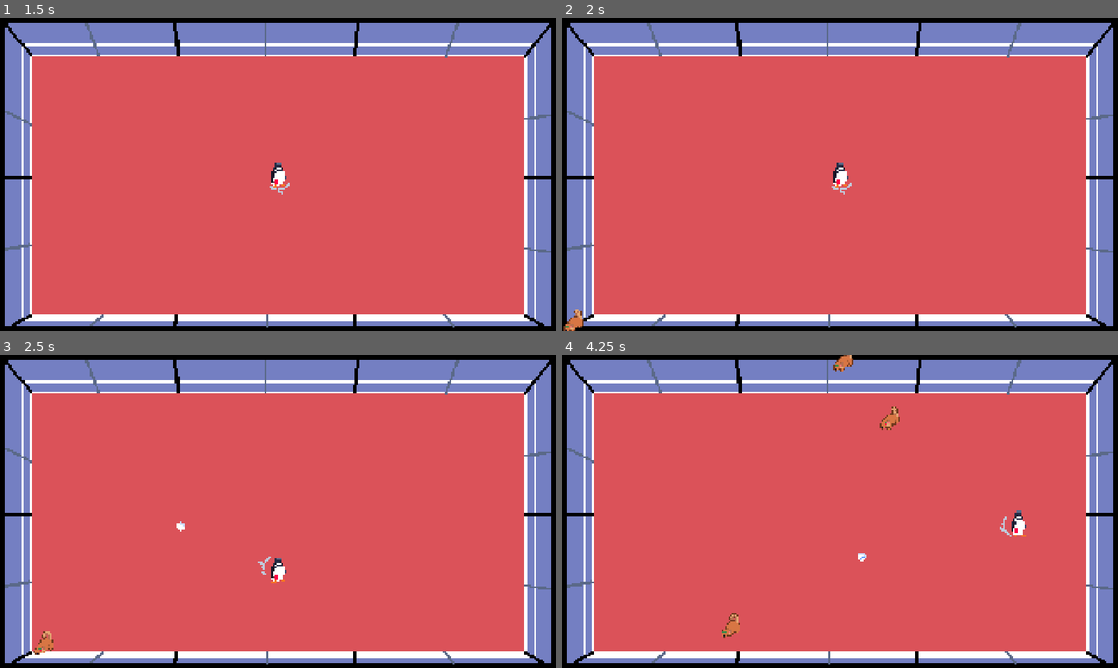
Above: before the commit, frames 1-4 (two rows, left to right).
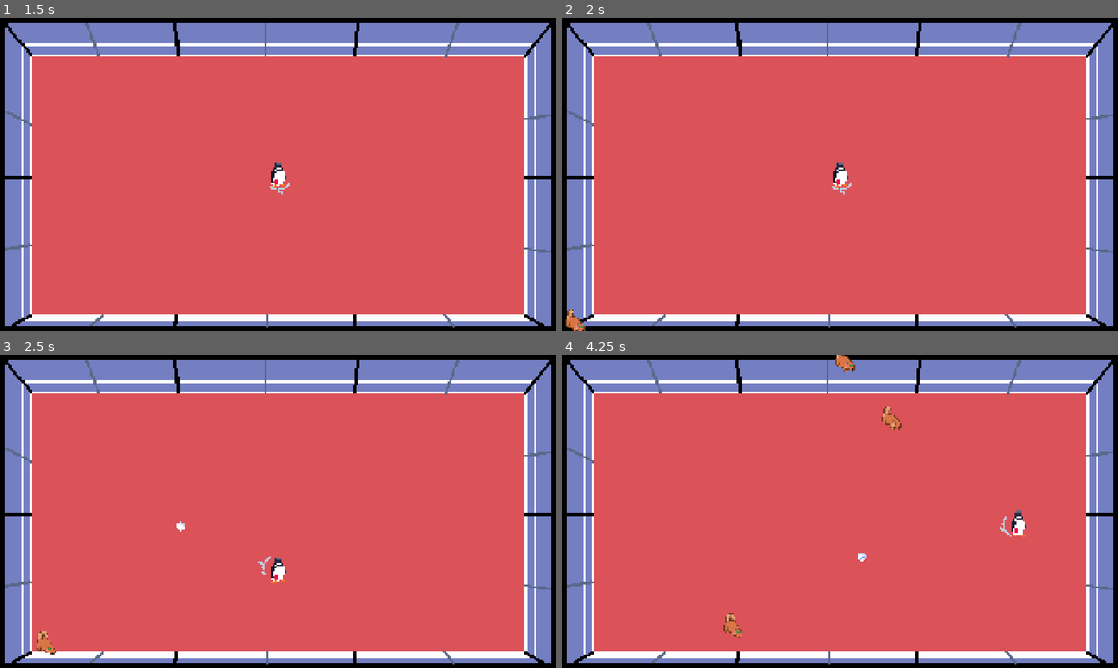
Above: after the commit, the same moments.

Repository: NicholasNg380/PING
Game: Godot game, scene res://scenes/mainScenes/start_screen.tscn
Two runs of this game, one before a commit and one after it. Both use one fixed random seed, a clock stepped at 60 frames per second and the inputs below. The engine's default icon, where the game draws it, is replaced by a stand-in: a white triangle on a blue panel in a dark square.
Inputs (mouse positions are in pixels of both pictures, inside the frame that each line leads up to):
- Up to frame 1 (1.5 s): tap Enter at 0.5 s; move the mouse to (400, 158) at 0.52 s; hold D (right) 0.53-1.25 s; tap Space (hit) at 0.6 s; click (289, 224) at 1.25 s
- Up to frame 2 (2 s): no input
- Up to frame 3 (2.5 s): move the mouse to (166, 527) at 2.02 s; hold S (down) from 2.03 s (still down); tap Space (hit) at 2.1 s
- Up to frame 4 (4.25 s): move the mouse to (895, 442) at 2.77 s; release S (down) at 2.78 s; hold D (right) 2.78-3.53 s; tap Shift (shift) at 2.85 s; tap Space (hit) at 3.05, 3.8 s; move the mouse to (812, 574) at 3.52 s; hold W (up) from 3.53 s (still down); tap 1 at 3.6 s

Frame 1 is identical in both runs. In frame 2, 0.2% of the frame differs, in the area x 0-5%, y 93-100%; in frame 3, 0.2%; in frame 4, 0.5%, in the area x 28-62%, y 0-91%.

Commit message:
fixed enemies facing and added hit animations

Diff:
--- a/scenes/objects/Bird.tscn
+++ b/scenes/objects/Bird.tscn
@@ -12,6 +12,30 @@
 atlas = ExtResource("2_jhdc3")
 region = Rect2(32, 0, 32, 32)
 
+[sub_resource type="AtlasTexture" id="AtlasTexture_xqyxo"]
+atlas = ExtResource("2_jhdc3")
+region = Rect2(160, 0, 32, 32)
+
+[sub_resource type="AtlasTexture" id="AtlasTexture_dlkxs"]
+atlas = ExtResource("2_jhdc3")
+region = Rect2(192, 0, 32, 32)
+
+[sub_resource type="AtlasTexture" id="AtlasTexture_xcp7u"]
+atlas = ExtResource("2_jhdc3")
+region = Rect2(224, 0, 32, 32)
+
+[sub_resource type="AtlasTexture" id="AtlasTexture_xxb1g"]
+atlas = ExtResource("2_jhdc3")
+region = Rect2(256, 0, 32, 32)
+
+[sub_resource type="AtlasTexture" id="AtlasTexture_54pm1"]
+atlas = ExtResource("2_jhdc3")
+region = Rect2(288, 0, 32, 32)
+
+[sub_resource type="AtlasTexture" id="AtlasTexture_jd8vr"]
+atlas = ExtResource("2_jhdc3")
+region = Rect2(64, 0, 32, 32)
+
 [sub_resource type="SpriteFrames" id="SpriteFrames_xqyxo"]
 animations = [{
 "frames": [{
@@ -24,6 +48,34 @@
 "loop": true,
 "name": &"default",
 "speed": 10.0
+}, {
+"frames": [{
+"duration": 1.0,
+"texture": SubResource("AtlasTexture_xqyxo")
+}, {
+"duration": 1.0,
+"texture": SubResource("AtlasTexture_dlkxs")
+}, {
+"duration": 1.0,
+"texture": SubResource("AtlasTexture_xcp7u")
+}, {
+"duration": 1.0,
+"texture": SubResource("AtlasTexture_xxb1g")
+}, {
+"duration": 1.0,
+"texture": SubResource("AtlasTexture_54pm1")
+}],
+"loop": false,
+"name": &"dive",
+"speed": 5.0
+}, {
+"frames": [{
+"duration": 0.65,
+"texture": SubResource("AtlasTexture_jd8vr")
+}],
+"loop": true,
+"name": &"hit",
+"speed": 5.0
 }]
 
 [node name="Bird" unique_id=1863187210 instance=ExtResource("1_hvhr7")]
@@ -32,4 +84,7 @@
 [node name="BirdFlap" type="AnimatedSprite2D" parent="." index="2" unique_id=1086143794]
 scale = Vector2(3, 3)
 sprite_frames = SubResource("SpriteFrames_xqyxo")
+animation = &"hit"
 autoplay = "default"
+
+[connection signal="animation_looped" from="BirdFlap" to="." method="_on_bird_flap_animation_looped"]
--- a/scenes/objects/Possum.tscn
+++ b/scenes/objects/Possum.tscn
@@ -40,6 +40,10 @@
 atlas = ExtResource("2_ed2sc")
 region = Rect2(256, 0, 32, 32)
 
+[sub_resource type="AtlasTexture" id="AtlasTexture_v7uwk"]
+atlas = ExtResource("2_ed2sc")
+region = Rect2(288, 0, 32, 32)
+
 [sub_resource type="SpriteFrames" id="SpriteFrames_v7uwk"]
 animations = [{
 "frames": [{
@@ -73,6 +77,14 @@
 "loop": true,
 "name": &"default",
 "speed": 10.0
+}, {
+"frames": [{
+"duration": 0.65,
+"texture": SubResource("AtlasTexture_v7uwk")
+}],
+"loop": true,
+"name": &"hit",
+"speed": 5.0
 }]
 
 [node name="Possum" unique_id=1863187210 instance=ExtResource("1_78klo")]
@@ -81,4 +93,8 @@
 [node name="PossumWalk" type="AnimatedSprite2D" parent="." index="2" unique_id=2029666151]
 scale = Vector2(3, 3)
 sprite_frames = SubResource("SpriteFrames_v7uwk")
+animation = &"hit"
 autoplay = "default"
+
+[connection signal="animation_finished" from="PossumWalk" to="." method="_on_possum_walk_animation_finished"]
+[connection signal="animation_looped" from="PossumWalk" to="." method="_on_possum_walk_animation_looped"]
--- a/scripts/enemyScripts/bird.gd
+++ b/scripts/enemyScripts/bird.gd
@@ -1,7 +1,26 @@
 extends "res://scripts/enemyScripts/enemy.gd"
+@onready var anim = $BirdFlap
 
 func _ready():
 	enemySpeed = 100.0
 	enemyHealth = 5
+	anim.play("default")
+	super()
 
-	super()
+func _physics_process(_delta):
+	var direction = global_position.direction_to(player.global_position)
+	if direction.x > 0:
+		anim.flip_h = true
+	else:
+		anim.flip_h = false
+	velocity = direction * enemySpeed
+	move_and_slide()
+	if (enemyHealth <= 0):
+		queue_free()
+
+func take_damage(damage: float):
+	enemyHealth -= damage
+	anim.play("hit")
+
+func _on_bird_flap_animation_looped() -> void:
+	anim.play("default")
--- a/scripts/enemyScripts/enemy.gd
+++ b/scripts/enemyScripts/enemy.gd
@@ -10,6 +10,7 @@
 
 func _physics_process(_delta):
 	var direction = global_position.direction_to(player.global_position)
+
 	velocity = direction * enemySpeed
 	move_and_slide()
 	if (enemyHealth <= 0):
--- a/scripts/enemyScripts/possum.gd
+++ b/scripts/enemyScripts/possum.gd
@@ -1,7 +1,26 @@
 extends "res://scripts/enemyScripts/enemy.gd"
+@onready var anim = $PossumWalk
 
 func _ready():
 	enemySpeed = 250.0
 	enemyHealth = 2
+	anim.play("default")
+	super()
 
-	super()
+func _physics_process(_delta):
+	var direction = global_position.direction_to(player.global_position)
+	if direction.x > 0:
+		anim.flip_h = true
+	else:
+		anim.flip_h = false
+	velocity = direction * enemySpeed
+	move_and_slide()
+	if (enemyHealth <= 0):
+		queue_free()
+
+func take_damage(damage: float):
+	enemyHealth -= damage
+	anim.play("hit")
+
+func _on_possum_walk_animation_looped() -> void:
+	anim.play("default")
